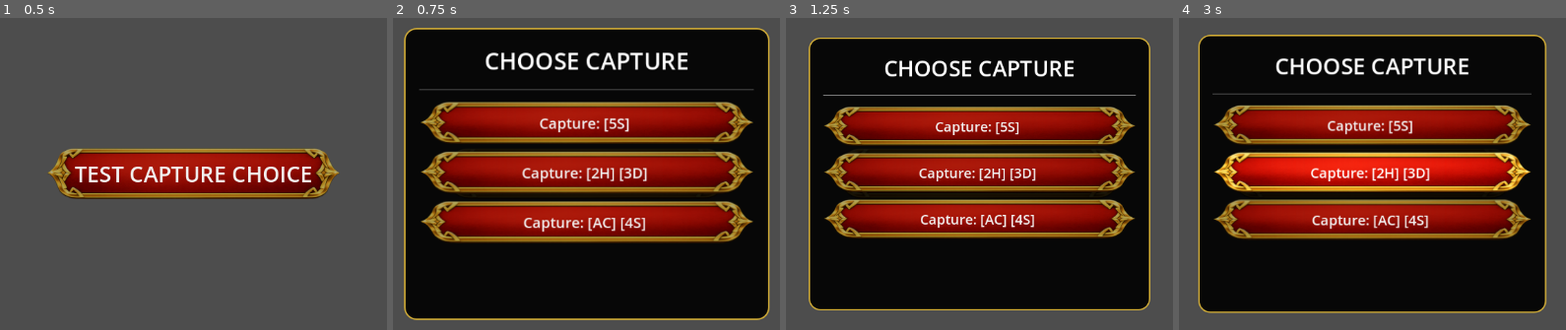
Above: before the commit, frames 1-4 (left to right).
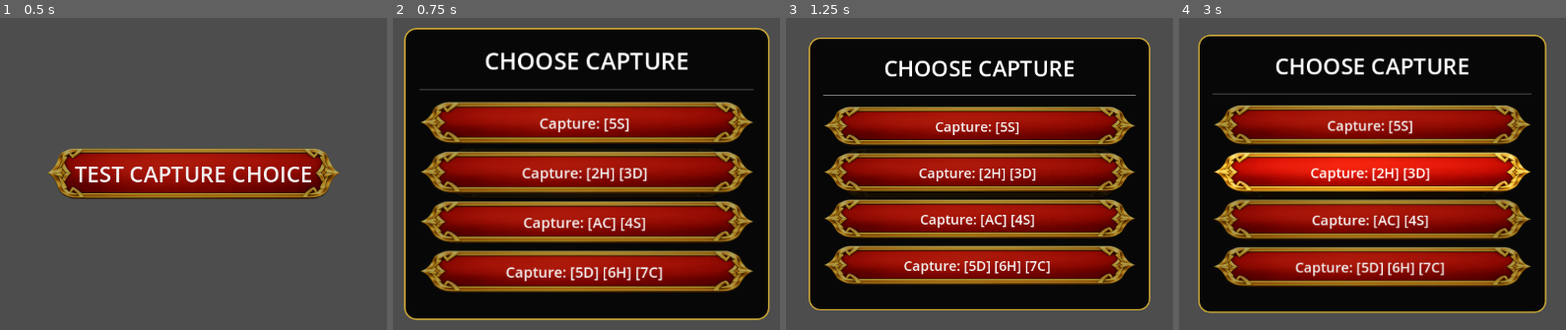
Above: after the commit, the same moments.

Repository: mangelsr/Forty-Last-Bet
Game: Godot game, scene res://src/scenes/ui/TestCaptureChoice.tscn
Two runs of this game, one before a commit and one after it. Both use one fixed random seed, a clock stepped at 60 frames per second and the inputs below. This scene is started directly instead of the project's main scene.
Inputs:
- Up to frame 1 (0.5 s): no input
- Up to frame 2 (0.75 s): click "TEST CAPTURE CHOICE" at 0.5 s
- Up to frame 3 (1.25 s): no input
- Up to frame 4 (3 s): click "Capture: [5S]" at 1.25 s; click "TEST CAPTURE CHOICE" at 2 s; click "Capture: [2H] [3D]" at 2.75 s

Frame 1 is identical in both runs. In frame 2, 11% of the frame differs, in the area x 7-94%, y 74-89%; in frame 3, 9.4%; in frame 4, 9.6%.

Commit message:
[ADD] GameOver modal scene, [ADD] Ronda and DobleRonda on the instructions, [UPD] GameManager to log the moves and refine caida logic and stair capture

Diff:
--- a/assets/translations/translations.csv
+++ b/assets/translations/translations.csv
@@ -14,7 +14,9 @@
 [b]SCORING[/b]
 [color=yellow]CAIDA (+2 pts)[/color]: Match the card your opponent JUST played.
 [color=cyan]LIMPIA (+2 pts)[/color]: Clear the entire table with your capture.
-[color=magenta]RONDA (+2 pts)[/color]: Start the round with 3 cards of the same value.
+[color=magenta]RONDA (+2 pts)[/color]: Have 3 cards of the same value in your initial hand.
+[color=magenta]DOBLE RONDA (+4 pts)[/color]: Have 4 cards of the same value in your initial hand.
+[color=skyblue]CARTON (+6+ pts)[/color]: Have 20 or more cards at round end.
 
 [b]WINNING[/b]
 The first player to reach 40 points wins the game!
@@ -29,7 +31,9 @@
 [b]PUNTUACIÓN[/b]
 [color=yellow]CAÍDA (+2 pts)[/color]: Iguala la carta que el oponente ACABA de jugar.
 [color=cyan]LIMPIA (+2 pts)[/color]: Deja la mesa vacía tras tu captura.
-[color=magenta]RONDA (+2 pts)[/color]: Inicia la ronda con 3 cartas del mismo valor.
+[color=magenta]RONDA (+2 pts)[/color]: Ten 3 cartas del mismo valor en tu mano inicial.
+[color=magenta]DOBLE RONDA (+4 pts)[/color]: Ten 4 cartas del mismo valor en tu mano inicial.
+[color=skyblue]CARTÓN (+6+ pts)[/color]: Ten 20 o más cartas al final de la ronda.
 
 [b]VICTORIA[/b]
 ¡El primero en llegar a 40 puntos gana!
--- a/src/core/GameManager.gd
+++ b/src/core/GameManager.gd
@@ -97,6 +97,9 @@
 	# Identify all possible captures
 	var options = find_all_captures(card, cards_on_table)
 
+	var player_name = "PLAYER" if from_player else "OPPONENT"
+	print(">>> [", player_name, "] plays ", str(card))
+
 	if options.is_empty():
 		# No capture, simple play
 		cards_on_table.append(card)
@@ -124,13 +127,17 @@
 			turn_changed.emit(current_state) # Lock input
 			capture_choice_requested.emit(options)
 
-func execute_capture(card: CardData, captured_cards: Array, from_player: bool):
+func execute_capture(played_card: CardData, captured_cards: Array, from_player: bool):
 	var is_caida = false
 
-	# Check Caida: captured 1 card, matching value, and it was the last played
-	# We check value equality and ensure last_card_played is valid.
-	if captured_cards.size() == 1 and last_card_played != null and card.value == last_card_played.value and captured_cards[0].value == last_card_played.value:
-		is_caida = true
+	# Check Caida: The FIRST captured card matches the played card AND the last card played
+	if last_card_played != null and not captured_cards.is_empty():
+		var first_captured = captured_cards[0]
+		if first_captured.value == played_card.value and first_captured.value == last_card_played.value:
+			is_caida = true
+
+	if is_caida:
+		print("    !!! CAIDA! Match found on first card.")
 		if from_player:
 			player_score += 2
 			game_event_occurred.emit("CAIDA", "PLAYER", 2)
@@ -139,6 +146,12 @@
 			game_event_occurred.emit("CAIDA", "OPPONENT", 2)
 
 		if check_for_winner(): return
+
+	# Log capture details
+	var cards_str = ""
+	for c in captured_cards:
+		cards_str += str(c) + " "
+	print("    Capture set: ", cards_str)
 
 	# Process capture
 	last_capture_player = from_player
@@ -151,33 +164,11 @@
 
 	# The played card is also captured
 	if from_player:
-		player_captured.append(card)
-	else:
-		opponent_captured.append(card)
-
-	# Sequence Logic (Stair/Escalera)
-	# After the primary capture, check for sequential cards (J, Q, K...) remaining
-	# The sequence starts from the card VALUE
-	var next_val = get_next_in_sequence(card.value)
-	while next_val != -1:
-		var found_sequence_card = null
-		for table_card in cards_on_table:
-			if table_card.value == next_val:
-				found_sequence_card = table_card
-				break
-
-		if found_sequence_card:
-			cards_on_table.erase(found_sequence_card)
-			if from_player:
-				player_captured.append(found_sequence_card)
-			else:
-				opponent_captured.append(found_sequence_card)
-			# print("Sequence capture: ", found_sequence_card.value)
-			next_val = get_next_in_sequence(next_val)
-		else:
-			break
-
-	# Limpia Check (Performed AFTER sequence logic to ensure table is truly empty)
+		player_captured.append(played_card)
+	else:
+		opponent_captured.append(played_card)
+
+	# Limpia Check (Performed AFTER removing cards)
 	if cards_on_table.is_empty():
 		# Rule: No Limpia on the very last play of the entire deck (standard Cuarenta rule, optional but good to have)
 		# For now, we'll keep it simple: if table empty, Limpia.
@@ -204,6 +195,7 @@
 	finalize_turn(from_player)
 
 func finalize_turn(from_player: bool):
+	_log_table_state()
 	if from_player:
 		change_turn(GameState.OPPONENT_TURN)
 	else:
@@ -215,7 +207,7 @@
 		else:
 			calculate_round_end_points()
 
-func check_caida_on_play(card, from_player, is_capture):
+func check_caida_on_play(_card, _from_player, _is_capture):
 	pass # Helper placeholder if needed
 
 # --- Helper Methods for Cuarenta Rules ---
@@ -225,10 +217,31 @@
 func find_all_captures(played_card: CardData, table_cards: Array[CardData]) -> Array:
 	var options: Array = []
 
-	# Option 1: Direct match (Caida or regular match)
+	# Option 1: Direct match (Caida or regular match) + Sequence (Stair)
 	for c in table_cards:
 		if c.value == played_card.value:
-			options.append([c])
+			var match_option = [c]
+
+			# Check for sequence starting from this match
+			var remaining_on_table = table_cards.duplicate()
+			remaining_on_table.erase(c)
+
+			var next_val = get_next_in_sequence(played_card.value)
+			while next_val != -1:
+				var found_seq = null
+				for tc in remaining_on_table:
+					if tc.value == next_val:
+						found_seq = tc
+						break
+
+				if found_seq:
+					match_option.append(found_seq)
+					remaining_on_table.erase(found_seq)
+					next_val = get_next_in_sequence(next_val)
+				else:
+					break
+
+			options.append(match_option)
 
 	# Option 2: Sum match (only if played_card is not a face card)
 	if played_card.value <= 7: # Face cards (J, Q, K) cannot capture by Sum
@@ -357,6 +370,7 @@
 		if cartón_points % 2 != 0:
 			cartón_points += 1 # Standard Cuarenta rule: round up to even
 		player_score += cartón_points
+		game_event_occurred.emit("CARTON", "PLAYER", cartón_points)
 		print("Player gets ", cartón_points, " points from cards.")
 
 	if o_count > 19:
@@ -364,6 +378,7 @@
 		if cartón_points % 2 != 0:
 			cartón_points += 1
 		opponent_score += cartón_points
+		game_event_occurred.emit("CARTON", "OPPONENT", cartón_points)
 		print("Opponent gets ", cartón_points, " points from cards.")
 
 	# Check for Winner
@@ -437,6 +452,15 @@
 	turn_changed.emit(current_state)
 	check_for_winner()
 
+func _log_table_state():
+	if cards_on_table.is_empty():
+		print("--- Table: [EMPTY]")
+	else:
+		var s = "--- Table: "
+		for c in cards_on_table:
+			s += str(c) + " "
+		print(s)
+
 func change_turn(new_state: GameState):
 	current_state = new_state
 	turn_changed.emit(current_state)
--- a/src/scenes/game_board/GameBoard.gd
+++ b/src/scenes/game_board/GameBoard.gd
@@ -4,6 +4,7 @@
 # Main arena for "Fourty Last Bet".
 
 const CARD_UI_SCENE = preload("res://src/scenes/cards/CardUI.tscn")
+const GAME_OVER_MODAL_SCENE = preload("res://src/scenes/ui/GameOverModal.tscn")
 
 @onready var hand_container = %HandContainer
 @onready var opponent_hand_container = %OpponentHandContainer
@@ -49,6 +50,8 @@
 			color = Color.MAGENTA
 		"CAPTURE":
 			color = Color.GREEN_YELLOW
+		"CARTON":
+			color = Color.SKY_BLUE
 
 	# Translate team name using existing keys GAME_PLAYER / GAME_OPPONENT
 	var team_key = "GAME_" + team
@@ -58,32 +61,9 @@
 	show_event_notification(label_text, color)
 
 func _on_game_over(winner_team: String, score_p: int, score_o: int):
-	# Translate winner team
-	var team_key = "GAME_" + winner_team
-	var team_text = tr(team_key)
-
-	var msg = tr("EVENT_VICTORY") + "! %s " + tr("EVENT_WINS") + " (%d - %d)"
-	msg = msg % [team_text, score_p, score_o]
-	var color = Color.GOLD if winner_team == "PLAYER" else Color.TOMATO
-
-	# Show a special permanent notification
-	var label = Label.new()
-	label.text = msg
-	label.horizontal_alignment = HORIZONTAL_ALIGNMENT_CENTER
-	label.add_theme_color_override("font_color", color)
-	label.add_theme_font_size_override("font_size", 72)
-	label.add_theme_color_override("font_outline_color", Color.BLACK)
-	label.add_theme_constant_override("outline_size", 12)
-
-	label.anchors_preset = Control.PRESET_CENTER
-	label.grow_horizontal = Control.GROW_DIRECTION_BOTH
-	label.grow_vertical = Control.GROW_DIRECTION_BOTH
-
-	message_container.add_child(label)
-	await get_tree().process_frame
-	label.pivot_offset = label.size / 2
-
-	label.scale = Vector2.ZERO
+	var modal = GAME_OVER_MODAL_SCENE.instantiate()
+	add_child(modal)
+	modal.setup(winner_team, score_p, score_o)
 @onready var capture_choice_scene = preload("res://src/scenes/ui/CaptureChoiceUI.tscn")
 
 func _on_capture_choice_requested(options: Array):
--- /dev/null
+++ b/src/scenes/ui/GameOverModal.gd
@@ -0,0 +1,39 @@
+extends Control
+
+@onready var panel_container = $CenterContainer/PanelContainer
+@onready var title_label = %TitleLabel
+@onready var score_label = %ScoreLabel
+
+func setup(winner_team: String, score_p: int, score_o: int):
+	if winner_team == "PLAYER":
+		title_label.text = tr("EVENT_VICTORY")
+		title_label.add_theme_color_override("font_color", Color.GOLD)
+	else:
+		title_label.text = tr("GAME_OVER_LOST")
+		title_label.add_theme_color_override("font_color", Color.TOMATO)
+
+	score_label.text = "%d - %d" % [score_p, score_o]
+
+	# Intro animation
+	panel_container.scale = Vector2.ZERO
+	await get_tree().process_frame
+	panel_container.pivot_offset = panel_container.size / 2
+
+	var tween = create_tween().set_trans(Tween.TRANS_BACK).set_ease(Tween.EASE_OUT)
+	tween.tween_property(panel_container, "scale", Vector2.ONE, 0.4)
+
+func _on_play_again_pressed():
+	_animate_out(func():
+		GameManager.reset_game()
+		get_tree().reload_current_scene()
+	)
+
+func _on_main_menu_pressed():
+	_animate_out(func():
+		get_tree().change_scene_to_file("res://src/scenes/menu/MainMenu.tscn")
+	)
+
+func _animate_out(callback: Callable):
+	var tween = create_tween().set_trans(Tween.TRANS_BACK).set_ease(Tween.EASE_IN)
+	tween.tween_property(panel_container, "scale", Vector2.ZERO, 0.3)
+	tween.tween_callback(callback)
--- /dev/null
+++ b/src/scenes/ui/GameOverModal.tscn
@@ -0,0 +1,93 @@
+[gd_scene load_steps=2 format=3 uid="uid://gameover001"]
+
+[ext_resource type="Script" uid="uid://gameover_script" path="res://src/scenes/ui/GameOverModal.gd" id="1_script"]
+[ext_resource type="Theme" uid="uid://maintheme" path="res://assets/theme/main_theme.tres" id="2_theme"]
+
+[sub_resource type="StyleBoxFlat" id="StyleBoxFlat_bg"]
+bg_color = Color(0, 0, 0, 0.9)
+corner_radius_top_left = 16
+corner_radius_top_right = 16
+corner_radius_bottom_right = 16
+corner_radius_bottom_left = 16
+border_width_left = 2
+border_width_top = 2
+border_width_right = 2
+border_width_bottom = 2
+border_color = Color(0.835294, 0.686275, 0.215686, 1)
+
+[node name="GameOverModal" type="Control"]
+layout_mode = 3
+anchors_preset = 15
+anchor_right = 1.0
+anchor_bottom = 1.0
+grow_horizontal = 2
+grow_vertical = 2
+theme = ExtResource("2_theme")
+script = ExtResource("1_script")
+
+[node name="ColorRect" type="ColorRect" parent="."]
+layout_mode = 1
+anchors_preset = 15
+anchor_right = 1.0
+anchor_bottom = 1.0
+grow_horizontal = 2
+grow_vertical = 2
+color = Color(0, 0, 0, 0.705882)
+
+[node name="CenterContainer" type="CenterContainer" parent="."]
+layout_mode = 1
+anchors_preset = 15
+anchor_right = 1.0
+anchor_bottom = 1.0
+grow_horizontal = 2
+grow_vertical = 2
+
+[node name="PanelContainer" type="PanelContainer" parent="CenterContainer"]
+custom_minimum_size = Vector2(400, 300)
+layout_mode = 2
+theme_override_styles/panel = SubResource("StyleBoxFlat_bg")
+
+[node name="MarginContainer" type="MarginContainer" parent="CenterContainer/PanelContainer"]
+layout_mode = 2
+theme_override_constants/margin_left = 30
+theme_override_constants/margin_top = 30
+theme_override_constants/margin_right = 30
+theme_override_constants/margin_bottom = 30
+
+[node name="VBoxContainer" type="VBoxContainer" parent="CenterContainer/PanelContainer/MarginContainer"]
+layout_mode = 2
+theme_override_constants/separation = 20
+alignment = 1
+
+[node name="TitleLabel" type="Label" parent="CenterContainer/PanelContainer/MarginContainer/VBoxContainer"]
+unique_name_in_owner = true
+layout_mode = 2
+theme_override_font_sizes/font_size = 48
+text = "YOU WIN!"
+horizontal_alignment = 1
+
+[node name="ScoreLabel" type="Label" parent="CenterContainer/PanelContainer/MarginContainer/VBoxContainer"]
+unique_name_in_owner = true
+layout_mode = 2
+theme_override_font_sizes/font_size = 24
+text = "Final Score: 40 - 22"
+horizontal_alignment = 1
+
+[node name="Spacer" type="Control" parent="CenterContainer/PanelContainer/MarginContainer/VBoxContainer"]
+custom_minimum_size = Vector2(0, 20)
+layout_mode = 2
+
+[node name="PlayAgainButton" type="Button" parent="CenterContainer/PanelContainer/MarginContainer/VBoxContainer"]
+unique_name_in_owner = true
+custom_minimum_size = Vector2(0, 50)
+layout_mode = 2
+text = "PLAY AGAIN"
+
+[node name="MainMenuButton" type="Button" parent="CenterContainer/PanelContainer/MarginContainer/VBoxContainer"]
+unique_name_in_owner = true
+custom_minimum_size = Vector2(0, 50)
+layout_mode = 2
+text = "MAIN MENU"
+
+[connection signal="pressed" from="CenterContainer/PanelContainer/MarginContainer/VBoxContainer/PlayAgainButton" to="." method="_on_play_again_pressed"]
+[connection signal="pressed" from="CenterContainer/PanelContainer/MarginContainer/VBoxContainer/MainMenuButton" to="." method="_on_main_menu_pressed"]
--- a/src/scenes/ui/TestCaptureChoice.gd
+++ b/src/scenes/ui/TestCaptureChoice.gd
@@ -10,8 +10,9 @@
 	var option1 = [create_card(5, "Spades")]
 	var option2 = [create_card(2, "Hearts"), create_card(3, "Diamonds")]
 	var option3 = [create_card(1, "Clubs"), create_card(4, "Spades")]
+	var option4 = [create_card(5, "Diamonds"), create_card(6, "Hearts"), create_card(7, "Clubs")] # Stair
 
-	var options = [option1, option2, option3]
+	var options = [option1, option2, option3, option4]
 
 	ui.setup(options)
 	ui.option_selected.connect(func(index):
--- a/src/scripts/resources/CardData.gd
+++ b/src/scripts/resources/CardData.gd
@@ -9,3 +9,12 @@
 @export var value: int = 0
 @export var texture: Texture2D
 @export var description: String = ""
+
+func _to_string() -> String:
+	var val_str := str(value)
+	match value:
+		1: val_str = "A"
+		11: val_str = "J"
+		12: val_str = "Q"
+		13: val_str = "K"
+	return "[%s %s]" % [val_str, suit.left(1)]
Binary file changed: assets/translations/translations.en.translation
Binary file changed: assets/translations/translations.es.translation
Not shown, added: src/scenes/ui/GameOverModal.gd.uid
